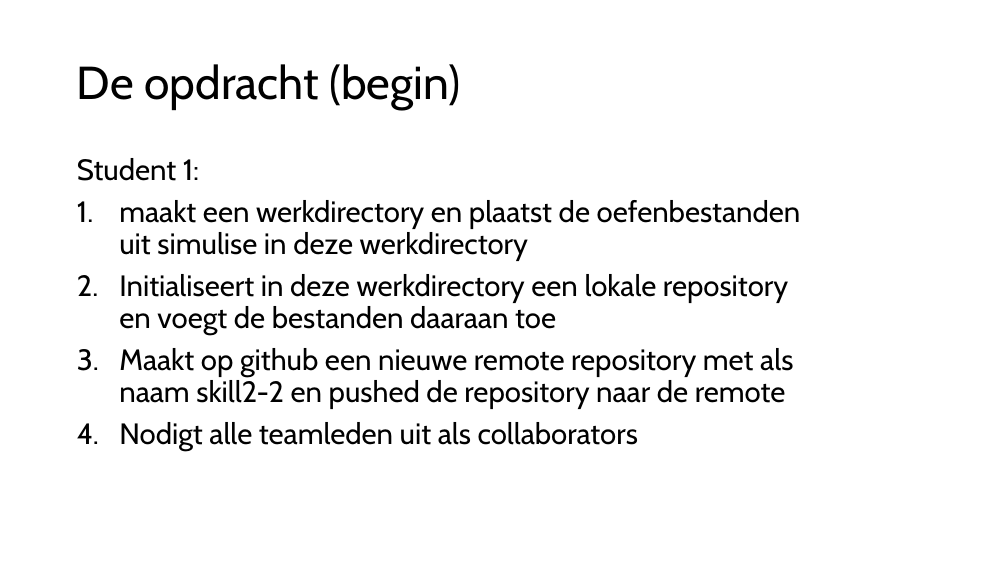
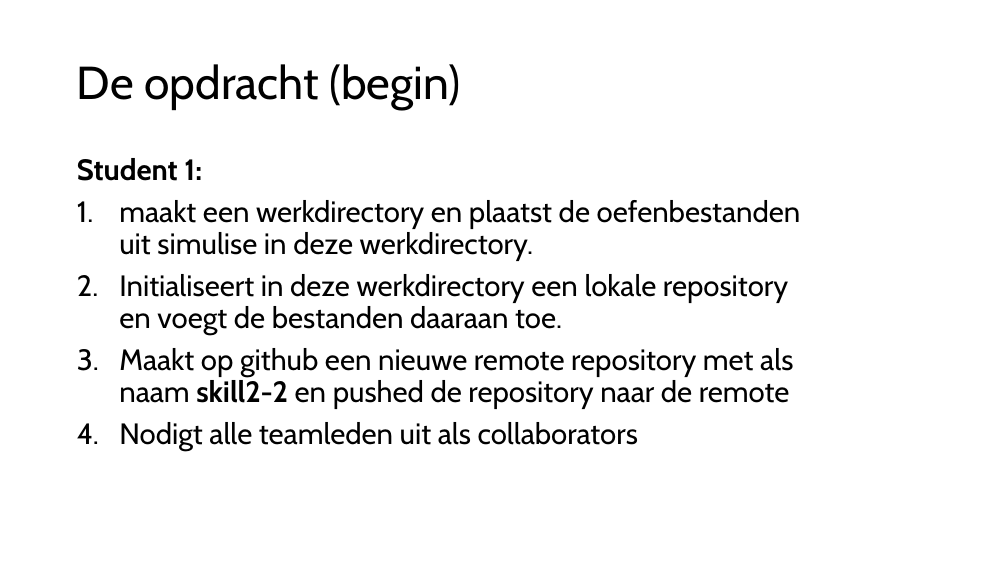
Before and after one commit to djsjollema/lessen-gamedevelopment, a slide deck: slide 5 of M2/Skill/2-Merge/2-merge.pptx. Drawn at 1008x567 pixels with LibreOffice and Linux fonts; fonts in the diff are those of the drawing. Boxes give left, top, right and bottom in pixels: in the first picture for what was removed or moved away, otherwise in the second. Text is boxed around its words. In the diff, an @@ line names an element or a change of style, - is before the commit and + after.

```diff
--- a/M2/Skill/2-Merge/2-merge.pptx
+++ b/M2/Skill/2-Merge/2-merge.pptx
@@ text at [77, 158, 793, 409]: bold on in "Student 1:", "skill2-2" @@
@@ text at [119, 200, 801, 335]: text changed @@
-1. maakt een werkdirectory en plaatst de oefenbestanden uit simulise in deze werkdirectory
-2. Initialiseert in deze werkdirectory een lokale repository en voegt de bestanden daaraan toe
+1. maakt een werkdirectory en plaatst de oefenbestanden uit simulise in deze werkdirectory.
+2. Initialiseert in deze werkdirectory een lokale repository en voegt de bestanden daaraan toe.
```
Also in this commit, not shown: 9 other slides changed, 1 slide added.
